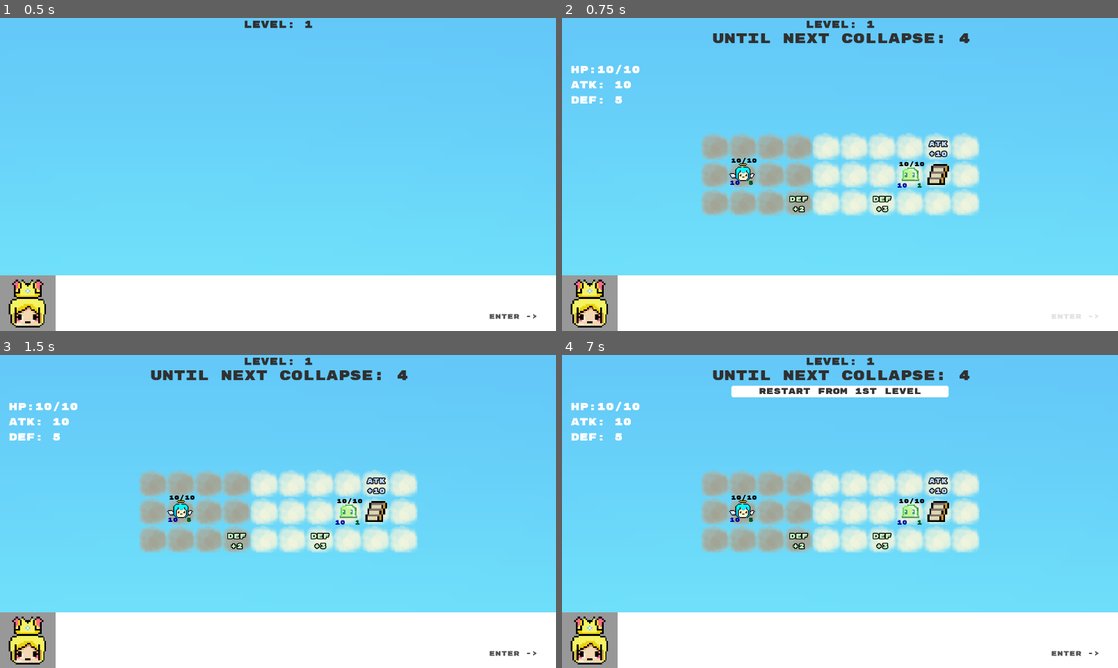
Above: before the commit, frames 1-4 (two rows, left to right).
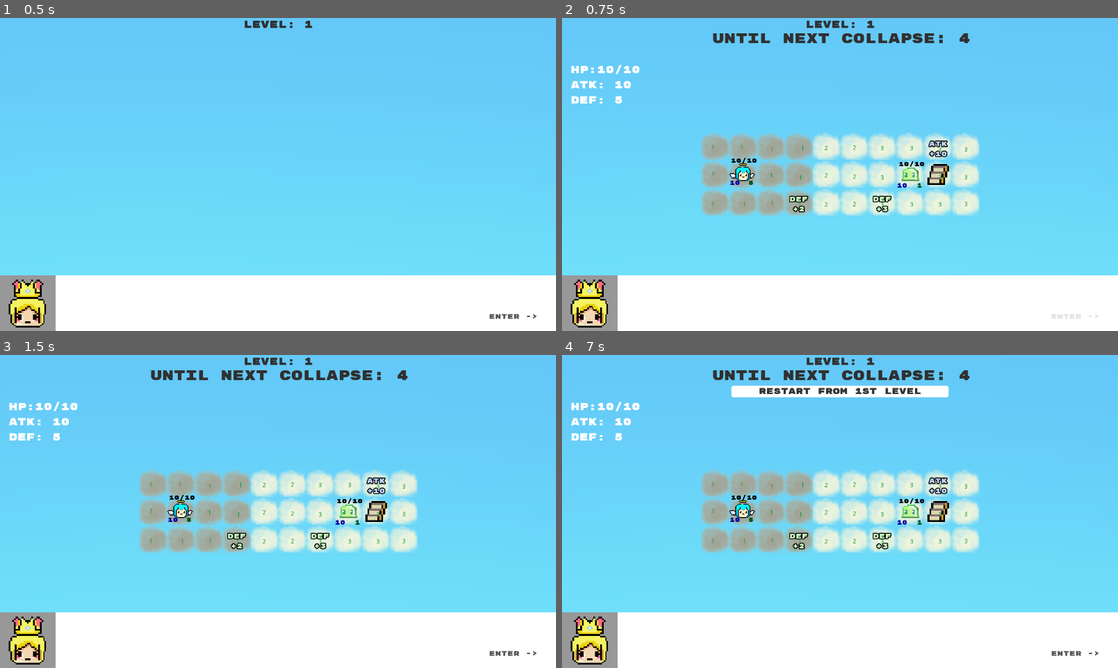
Above: after the commit, the same moments.

Repository: cle-cle-cle/Skys_the_Limit
Game: Godot game, scene res://game/code_source/game.tscn
The game is run twice, just before and just after one commit, with the same random seed, the same clock (stepped at 60 frames per second) and the same inputs.
Inputs:
- Up to frame 1 (0.5 s): no input
- Up to frame 2 (0.75 s): tap Enter at 0.5, 0.6 s; hold Right from 0.53 s (still down)
- Up to frame 3 (1.5 s): tap Space at 0.77 s; release Right at 1.28 s; hold Down from 1.28 s (still down); tap Enter at 1.35 s
- Up to frame 4 (7 s): tap Space at 1.52, 3.02, 3.77, 4.52, 6.02, 6.77 s; release Down at 2.03 s; hold Right 2.03-2.78 s; tap Enter every 0.75 s from 2.1 to 6.6 s; hold Up 2.78-3.53 s; hold Left 3.53-5.03 s; hold Down 5.03-5.78 s; hold Right 5.78-6.53 s; hold Up from 6.53 s (still down)

Frame 1 is identical in both runs. In frame 2, 0.1% of the frame differs, in the area x 26-73%, y 40-61%; in frame 3, 0.1%; in frame 4, 0.1%.

Commit message:
changed last level to level_ending

Diff:
--- a/game/code_source/level.gd
+++ b/game/code_source/level.gd
@@ -1,4 +1,6 @@
 extends Node
+
+var max_level = 2
 
 # Level and steps
 export var current_level = 0
@@ -177,7 +179,11 @@
 
 func _on_Grid_entered_stair():
 	# load next level
-	get_tree().change_scene("res://game/code_source/levels/Level_"+ String(current_level + 1) + ".tscn")
+	if current_level == max_level:
+		# load ending level
+		get_tree().change_scene("res://game/code_source/levels/Level_ending.tscn")
+	else:
+		get_tree().change_scene("res://game/code_source/levels/Level_"+ String(current_level + 1) + ".tscn")
 
 
 func start_new_turn():
--- a/game/code_source/level.tscn
+++ b/game/code_source/level.tscn
@@ -160,7 +160,6 @@
 texture = ExtResource( 12 )
 
 [node name="CollapseOrder" type="Node2D" parent="Grid"]
-visible = false
 
 [node name="1" type="Node2D" parent="Grid/CollapseOrder"]
 
--- a/game/code_source/levels/Level_0.tscn
+++ b/game/code_source/levels/Level_0.tscn
@@ -1,5 +1,592 @@
-[gd_scene load_steps=2 format=2]
-
-[ext_resource path="res://game/code_source/level.tscn" type="PackedScene" id=1]
-
-[node name="Level_0" instance=ExtResource( 1 )]
+[gd_scene load_steps=30 format=2]
+
+[ext_resource path="res://game/code_source/pawns/Actor.tscn" type="PackedScene" id=1]
+[ext_resource path="res://game/code_source/enemy.tscn" type="PackedScene" id=2]
+[ext_resource path="res://game/code_source/upgrade.tscn" type="PackedScene" id=3]
+[ext_resource path="res://game/code_source/Dialogue.tscn" type="PackedScene" id=4]
+[ext_resource path="res://game/code_source/grid/grid.gd" type="Script" id=5]
+[ext_resource path="res://game/code_source/level.gd" type="Script" id=6]
+[ext_resource path="res://game/assets/Rubik_Mono_One/RubikMonoOne-Regular.ttf" type="DynamicFontData" id=7]
+[ext_resource path="res://game/sounds/click.wav" type="AudioStream" id=8]
+[ext_resource path="res://game/assets/backgrounds/bg_1.png" type="Texture" id=9]
+[ext_resource path="res://game/sounds/hitHurt.wav" type="AudioStream" id=10]
+[ext_resource path="res://game/sounds/pickupCoin.wav" type="AudioStream" id=11]
+[ext_resource path="res://game/assets/ladyangel_avatar.png" type="Texture" id=12]
+[ext_resource path="res://game/sounds/melody.wav" type="AudioStream" id=13]
+[ext_resource path="res://game/assets/stair.png" type="Texture" id=14]
+[ext_resource path="res://game/code_source/player_stats_vbox.gd" type="Script" id=15]
+[ext_resource path="res://game/code_source/stair.gd" type="Script" id=16]
+[ext_resource path="res://game/assets/grid/grid_tileset.tres" type="TileSet" id=17]
+
+[sub_resource type="DynamicFont" id=6]
+size = 24
+font_data = ExtResource( 7 )
+
+[sub_resource type="DynamicFont" id=2]
+size = 32
+font_data = ExtResource( 7 )
+
+[sub_resource type="DynamicFont" id=7]
+size = 20
+font_data = ExtResource( 7 )
+
+[sub_resource type="StyleBoxFlat" id=9]
+bg_color = Color( 1, 1, 1, 1 )
+border_width_left = 5
+border_width_top = 5
+border_width_right = 5
+border_width_bottom = 5
+border_color = Color( 0.211765, 0.305882, 0.666667, 1 )
+corner_radius_top_left = 5
+corner_radius_top_right = 5
+corner_radius_bottom_right = 5
+corner_radius_bottom_left = 5
+
+[sub_resource type="StyleBoxFlat" id=8]
+bg_color = Color( 1, 1, 1, 1 )
+corner_radius_top_left = 5
+corner_radius_top_right = 5
+corner_radius_bottom_right = 5
+corner_radius_bottom_left = 5
+
+[sub_resource type="DynamicFont" id=11]
+size = 32
+font_data = ExtResource( 7 )
+
+[sub_resource type="StyleBoxEmpty" id=5]
+
+[sub_resource type="StyleBoxFlat" id=3]
+bg_color = Color( 1, 1, 1, 1 )
+
+[sub_resource type="StyleBoxFlat" id=4]
+
+[sub_resource type="DynamicFont" id=10]
+font_data = ExtResource( 7 )
+
+[sub_resource type="Animation" id=12]
+length = 0.001
+tracks/0/type = "value"
+tracks/0/path = NodePath("EnterPrompt:rect_position")
+tracks/0/interp = 1
+tracks/0/loop_wrap = true
+tracks/0/imported = false
+tracks/0/enabled = true
+tracks/0/keys = {
+"times": PoolRealArray( 0 ),
+"transitions": PoolRealArray( 1 ),
+"update": 0,
+"values": [ Vector2( 1126, 85 ) ]
+}
+tracks/1/type = "value"
+tracks/1/path = NodePath("EnterPrompt:modulate")
+tracks/1/interp = 1
+tracks/1/loop_wrap = true
+tracks/1/imported = false
+tracks/1/enabled = true
+tracks/1/keys = {
+"times": PoolRealArray( 0 ),
+"transitions": PoolRealArray( 1 ),
+"update": 0,
+"values": [ Color( 1, 1, 1, 1 ) ]
+}
+
+[sub_resource type="Animation" id=13]
+resource_name = "wiggle"
+length = 0.5
+loop = true
+tracks/0/type = "value"
+tracks/0/path = NodePath("EnterPrompt:modulate")
+tracks/0/interp = 1
+tracks/0/loop_wrap = true
+tracks/0/imported = false
+tracks/0/enabled = true
+tracks/0/keys = {
+"times": PoolRealArray( 0, 0.3, 0.5 ),
+"transitions": PoolRealArray( 1, 1, 1 ),
+"update": 0,
+"values": [ Color( 1, 1, 1, 1 ), Color( 1, 1, 1, 0 ), Color( 1, 1, 1, 1 ) ]
+}
+
+[node name="Level_0" type="Node"]
+script = ExtResource( 6 )
+
+[node name="Background" type="TextureRect" parent="."]
+margin_left = -443.0
+margin_top = -353.0
+margin_right = 1605.0
+margin_bottom = 1183.0
+texture = ExtResource( 9 )
+
+[node name="Camera2D" type="Camera2D" parent="."]
+position = Vector2( 639, 352 )
+current = true
+
+[node name="Grid" type="TileMap" parent="."]
+tile_set = ExtResource( 17 )
+cell_custom_transform = Transform2D( 1, 0, 0, 1, 0, 0 )
+format = 1
+tile_data = PoolIntArray( 262149, 2, 0, 262150, 2, 0, 262151, 2, 0, 262152, 2, 0, 262153, 2, 0, 262154, 2, 0, 262155, 2, 0, 262156, 2, 0, 262157, 2, 0, 262158, 2, 0, 327685, 2, 0, 327686, 2, 0, 327687, 2, 0, 327688, 2, 0, 327689, 2, 0, 327690, 2, 0, 327691, 2, 0, 327692, 2, 0, 327693, 2, 0, 327694, 2, 0, 393221, 2, 0, 393222, 2, 0, 393223, 2, 0, 393224, 2, 0, 393225, 2, 0, 393226, 2, 0, 393227, 2, 0, 393228, 2, 0, 393229, 2, 0, 393230, 2, 0 )
+script = ExtResource( 5 )
+
+[node name="CollapseSpriteContainer" type="Node2D" parent="Grid"]
+
+[node name="Actor" parent="Grid" instance=ExtResource( 1 )]
+position = Vector2( 415, 345 )
+
+[node name="GreenSlime" parent="Grid" instance=ExtResource( 2 )]
+position = Vector2( 803, 351 )
+type = 3
+
+[node name="ATK_10" parent="Grid" instance=ExtResource( 3 )]
+position = Vector2( 865, 293 )
+value = 10
+
+[node name="DEF_2" parent="Grid" instance=ExtResource( 3 )]
+position = Vector2( 544, 420 )
+upgrade_type = 2
+value = 2
+
+[node name="DEF_3" parent="Grid" instance=ExtResource( 3 )]
+position = Vector2( 736, 420 )
+upgrade_type = 2
+value = 3
+
+[node name="Stair" type="Node2D" parent="Grid"]
+position = Vector2( 865, 347 )
+script = ExtResource( 16 )
+type = 4
+
+[node name="Sprite" type="Sprite" parent="Grid/Stair"]
+texture = ExtResource( 14 )
+
+[node name="CollapseOrder" type="Node2D" parent="Grid"]
+
+[node name="1" type="Node2D" parent="Grid/CollapseOrder"]
+
+[node name="Label" type="Label" parent="Grid/CollapseOrder/1"]
+margin_left = 342.0
+margin_top = 284.0
+margin_right = 382.0
+margin_bottom = 298.0
+custom_colors/font_color = Color( 0, 0.627451, 0.266667, 1 )
+text = "1"
+
+[node name="Label2" type="Label" parent="Grid/CollapseOrder/1"]
+margin_left = 343.0
+margin_top = 345.0
+margin_right = 383.0
+margin_bottom = 359.0
+custom_colors/font_color = Color( 0, 0.627451, 0.266667, 1 )
+text = "1"
+
+[node name="Label3" type="Label" parent="Grid/CollapseOrder/1"]
+margin_left = 342.0
+margin_top = 414.0
+margin_right = 382.0
+margin_bottom = 428.0
+custom_colors/font_color = Color( 0, 0.627451, 0.266667, 1 )
+text = "1"
+
+[node name="Label4" type="Label" parent="Grid/CollapseOrder/1"]
+margin_left = 409.0
+margin_top = 284.0
+margin_right = 449.0
+margin_bottom = 298.0
+custom_colors/font_color = Color( 0, 0.627451, 0.266667, 1 )
+text = "1"
+
+[node name="Label5" type="Label" parent="Grid/CollapseOrder/1"]
+margin_left = 414.0
+margin_top = 349.0
+margin_right = 454.0
+margin_bottom = 363.0
+custom_colors/font_color = Color( 0, 0.627451, 0.266667, 1 )
+text = "1"
+
+[node name="Label6" type="Label" parent="Grid/CollapseOrder/1"]
+margin_left = 415.0
+margin_top = 414.0
+margin_right = 455.0
+margin_bottom = 428.0
+custom_colors/font_color = Color( 0, 0.627451, 0.266667, 1 )
+text = "1"
+
+[node name="Label7" type="Label" parent="Grid/CollapseOrder/1"]
+margin_left = 478.0
+margin_top = 288.0
+margin_right = 518.0
+margin_bottom = 302.0
+custom_colors/font_color = Color( 0, 0.627451, 0.266667, 1 )
+text = "1"
+
+[node name="Label8" type="Label" parent="Grid/CollapseOrder/1"]
+margin_left = 477.0
+margin_top = 348.0
+margin_right = 517.0
+margin_bottom = 362.0
+custom_colors/font_color = Color( 0, 0.627451, 0.266667, 1 )
+text = "1"
+
+[node name="Label9" type="Label" parent="Grid/CollapseOrder/1"]
+margin_left = 479.0
+margin_top = 412.0
+margin_right = 519.0
+margin_bottom = 426.0
+custom_colors/font_color = Color( 0, 0.627451, 0.266667, 1 )
+text = "1"
+
+[node name="Label10" type="Label" parent="Grid/CollapseOrder/1"]
+margin_left = 549.0
+margin_top = 285.0
+margin_right = 589.0
+margin_bottom = 299.0
+custom_colors/font_color = Color( 0, 0.627451, 0.266667, 1 )
+text = "1"
+
+[node name="Label11" type="Label" parent="Grid/CollapseOrder/1"]
+margin_left = 544.0
+margin_top = 353.0
+margin_right = 584.0
+margin_bottom = 367.0
+custom_colors/font_color = Color( 0, 0.627451, 0.266667, 1 )
+text = "1"
+
+[node name="Label12" type="Label" parent="Grid/CollapseOrder/1"]
+margin_left = 542.0
+margin_top = 415.0
+margin_right = 582.0
+margin_bottom = 429.0
+custom_colors/font_color = Color( 0, 0.627451, 0.266667, 1 )
+text = "1"
+
+[node name="2" type="Node2D" parent="Grid/CollapseOrder"]
+
+[node name="Label" type="Label" parent="Grid/CollapseOrder/2"]
+margin_left = 603.0
+margin_top = 285.0
+margin_right = 643.0
+margin_bottom = 299.0
+custom_colors/font_color = Color( 0, 0.627451, 0.266667, 1 )
+text = "2"
+
+[node name="Label2" type="Label" parent="Grid/CollapseOrder/2"]
+margin_left = 603.0
+margin_top = 348.0
+margin_right = 643.0
+margin_bottom = 362.0
+custom_colors/font_color = Color( 0, 0.627451, 0.266667, 1 )
+text = "2"
+
+[node name="Label3" type="Label" parent="Grid/CollapseOrder/2"]
+margin_left = 603.0
+margin_top = 415.0
+margin_right = 643.0
+margin_bottom = 429.0
+custom_colors/font_color = Color( 0, 0.627451, 0.266667, 1 )
+text = "2"
+
+[node name="Label4" type="Label" parent="Grid/CollapseOrder/2"]
+margin_left = 668.0
+margin_top = 284.0
+margin_right = 708.0
+margin_bottom = 298.0
+custom_colors/font_color = Color( 0, 0.627451, 0.266667, 1 )
+text = "2"
+
+[node name="Label5" type="Label" parent="Grid/CollapseOrder/2"]
+margin_left = 668.0
+margin_top = 351.0
+margin_right = 708.0
+margin_bottom = 365.0
+custom_colors/font_color = Color( 0, 0.627451, 0.266667, 1 )
+text = "2"
+
+[node name="Label6" type="Label" parent="Grid/CollapseOrder/2"]
+margin_left = 668.0
+margin_top = 414.0
+margin_right = 708.0
+margin_bottom = 428.0
+custom_colors/font_color = Color( 0, 0.627451, 0.266667, 1 )
+text = "2"
+
+[node name="3" type="Node2D" parent="Grid/CollapseOrder"]
+
+[node name="Label" type="Label" parent="Grid/CollapseOrder/3"]
+margin_left = 732.0
+margin_top = 285.0
+margin_right = 772.0
+margin_bottom = 299.0
+custom_colors/font_color = Color( 0, 0.627451, 0.266667, 1 )
+text = "3"
+
+[node name="Label2" type="Label" parent="Grid/CollapseOrder/3"]
+margin_left = 732.0
+margin_top = 353.0
+margin_right = 772.0
+margin_bottom = 367.0
+custom_colors/font_color = Color( 0, 0.627451, 0.266667, 1 )
+text = "3"
+
+[node name="Label3" type="Label" parent="Grid/CollapseOrder/3"]
+margin_left = 732.0
+margin_top = 415.0
+margin_right = 772.0
+margin_bottom = 429.0
+custom_colors/font_color = Color( 0, 0.627451, 0.266667, 1 )
+text = "3"
+
+[node name="Label4" type="Label" parent="Grid/CollapseOrder/3"]
+margin_left = 800.0
+margin_top = 285.0
+margin_right = 840.0
+margin_bottom = 299.0
+custom_colors/font_color = Color( 0, 0.627451, 0.266667, 1 )
+text = "3"
+
+[node name="Label5" type="Label" parent="Grid/CollapseOrder/3"]
+margin_left = 800.0
+margin_top = 353.0
+margin_right = 840.0
+margin_bottom = 367.0
+custom_colors/font_color = Color( 0, 0.627451, 0.266667, 1 )
+text = "3"
+
+[node name="Label6" type="Label" parent="Grid/CollapseOrder/3"]
+margin_left = 800.0
+margin_top = 415.0
+margin_right = 840.0
+margin_bottom = 429.0
+custom_colors/font_color = Color( 0, 0.627451, 0.266667, 1 )
+text = "3"
+
+[node name="Label7" type="Label" parent="Grid/CollapseOrder/3"]
+margin_left = 865.0
+margin_top = 288.0
+margin_right = 905.0
+margin_bottom = 302.0
+custom_colors/font_color = Color( 0, 0.627451, 0.266667, 1 )
+text = "3"
+
+[node name="Label8" type="Label" parent="Grid/CollapseOrder/3"]
+margin_left = 865.0
+margin_top = 353.0
+margin_right = 905.0
+margin_bottom = 367.0
+custom_colors/font_color = Color( 0, 0.627451, 0.266667, 1 )
+text = "3"
+
+[node name="Label9" type="Label" parent="Grid/CollapseOrder/3"]
+margin_left = 865.0
+margin_top = 415.0
+margin_right = 905.0
+margin_bottom = 429.0
+custom_colors/font_color = Color( 0, 0.627451, 0.266667, 1 )
+text = "3"
+
+[node name="Label10" type="Label" parent="Grid/CollapseOrder/3"]
+margin_left = 925.0
+margin_top = 288.0
+margin_right = 965.0
+margin_bottom = 302.0
+custom_colors/font_color = Color( 0, 0.627451, 0.266667, 1 )
+text = "3"
+
+[node name="Label11" type="Label" parent="Grid/CollapseOrder/3"]
+margin_left = 925.0
+margin_top = 352.0
+margin_right = 965.0
+margin_bottom = 366.0
+custom_colors/font_color = Color( 0, 0.627451, 0.266667, 1 )
+text = "3"
+
+[node name="Label12" type="Label" parent="Grid/CollapseOrder/3"]
+margin_left = 925.0
+margin_top = 414.0
+margin_right = 965.0
+margin_bottom = 428.0
+custom_colors/font_color = Color( 0, 0.627451, 0.266667, 1 )
+text = "3"
+
+[node name="CanvasLayer" type="CanvasLayer" parent="."]
+
+[node name="LevelLabel" type="Label" parent="CanvasLayer"]
+anchor_left = 0.5
+anchor_right = 0.5
+margin_left = -80.0
+margin_right = 80.0
+margin_bottom = 31.0
+custom_colors/font_color = Color( 0.192157, 0.192157, 0.192157, 1 )
+custom_fonts/font = SubResource( 6 )
+text = "Level:1 "
+
+[node name="TurnLabel" type="Label" parent="CanvasLayer"]
+anchor_left = 0.5
+anchor_right = 0.5
+margin_left = -348.0
+margin_top = 28.0
+margin_right = 354.0
+margin_bottom = 68.0
+custom_colors/font_color = Color( 0.192157, 0.192157, 0.192157, 1 )
+custom_fonts/font = SubResource( 2 )
+text = "Until Next Collapse: X"
+align = 1
+
+[node name="RestartLevelButton" type="Button" parent="CanvasLayer"]
+pause_mode = 2
+visible = false
+anchor_left = 0.5
+anchor_top = 1.0
+anchor_right = 0.5
+anchor_bottom = 1.0
+margin_left = -250.0
+margin_top = -649.0
+margin_right = 250.0
+margin_bottom = -623.0
+rect_min_size = Vector2( 500, 20 )
+custom_colors/font_color_disabled = Color( 0.2, 0.2, 0.2, 1 )
+custom_colors/font_color_focus = Color( 0.2, 0.2, 0.2, 1 )
+custom_colors/font_color = Color( 0.2, 0.2, 0.2, 1 )
+custom_colors/font_color_hover = Color( 0.2, 0.2, 0.2, 1 )
+custom_colors/font_color_pressed = Color( 0.2, 0.2, 0.2, 1 )
+custom_fonts/font = SubResource( 7 )
+custom_styles/hover = SubResource( 9 )
+custom_styles/pressed = SubResource( 8 )
+custom_styles/focus = SubResource( 8 )
+custom_styles/disabled = SubResource( 8 )
+custom_styles/normal = SubResource( 8 )
+text = "Restart From This Level"
+
+[node name="RestartGameButton" type="Button" parent="CanvasLayer"]
+pause_mode = 2
+anchor_left = 0.5
+anchor_right = 0.5
+margin_left = -250.0
+margin_top = 71.0
+margin_right = 250.0
+margin_bottom = 97.0
+rect_min_size = Vector2( 500, 20 )
+custom_colors/font_color_disabled = Color( 0.2, 0.2, 0.2, 1 )
+custom_colors/font_color_focus = Color( 0.2, 0.2, 0.2, 1 )
+custom_colors/font_color = Color( 0.2, 0.2, 0.2, 1 )
+custom_colors/font_color_hover = Color( 0.2, 0.2, 0.2, 1 )
+custom_colors/font_color_pressed = Color( 0.2, 0.2, 0.2, 1 )
+custom_fonts/font = SubResource( 7 )
+custom_styles/hover = SubResource( 9 )
+custom_styles/pressed = SubResource( 8 )
+custom_styles/focus = SubResource( 8 )
+custom_styles/disabled = SubResource( 8 )
+custom_styles/normal = SubResource( 8 )
+text = "Restart From 1st Level"
+
+[node name="GameOverLabel" type="Label" parent="CanvasLayer"]
+anchor_left = 0.5
+anchor_right = 0.5
+margin_left = -121.0
+margin_top = 104.0
+margin_right = 122.0
+margin_bottom = 144.0
+custom_colors/font_color = Color( 0.541176, 0.176471, 0.176471, 1 )
+custom_fonts/font = SubResource( 11 )
+text = "Game Over"
+
+[node name="PlayerStatsVBox" type="VBoxContainer" parent="CanvasLayer"]
+margin_right = 200.0
+margin_bottom = 300.0
+rect_min_size = Vector2( 0, 300 )
+script = ExtResource( 15 )
+
+[node name="Spacer" type="Panel" parent="CanvasLayer/PlayerStatsVBox"]
+margin_right = 200.0
+margin_bottom = 100.0
+rect_min_size = Vector2( 0, 100 )
+custom_styles/panel = SubResource( 5 )
+
+[node name="HP" type="Label" parent="CanvasLayer/PlayerStatsVBox"]
+margin_top = 104.0
+margin_right = 200.0
+margin_bottom = 135.0
+custom_fonts/font = SubResource( 6 )
+text = " HP:10"
+
+[node name="MaxHP" type="Label" parent="CanvasLayer/PlayerStatsVBox"]
+visible = false
+margin_top = 139.0
+margin_right = 200.0
+margin_bottom = 170.0
+custom_fonts/font = SubResource( 6 )
+text = " MAX HP:10"
+
+[node name="ATK" type="Label" parent="CanvasLayer/PlayerStatsVBox"]
+margin_top = 139.0
+margin_right = 200.0
+margin_bottom = 170.0
+custom_fonts/font = SubResource( 6 )
+text = " ATK:10"
+
+[node name="DEF" type="Label" parent="CanvasLayer/PlayerStatsVBox"]
+margin_top = 174.0
+margin_right = 200.0
+margin_bottom = 205.0
+custom_fonts/font = SubResource( 6 )
+text = " DEF:10"
+
+[node name="DialogueContainer" type="PanelContainer" parent="CanvasLayer"]
+pause_mode = 2
+anchor_top = 1.0
+anchor_right = 1.0
+anchor_bottom = 1.0
+grow_vertical = 0
+rect_min_size = Vector2( 800, 128 )
+mouse_filter = 2
+custom_styles/panel = SubResource( 3 )
+
+[node name="PanelContainer" type="PanelContainer" parent="CanvasLayer/DialogueContainer"]
+margin_right = 128.0
+margin_bottom = 128.0
+rect_min_size = Vector2( 128, 128 )
+mouse_filter = 2
+size_flags_horizontal = 0
+size_flags_vertical = 0
+custom_styles/panel = SubResource( 4 )
+
+[node name="Sprite" type="Sprite" parent="CanvasLayer/DialogueContainer/PanelContainer"]
+scale = Vector2( 2, 2 )
+texture = ExtResource( 12 )
+offset = Vector2( 32, 32 )
+
+[node name="Dialogue" parent="CanvasLayer/DialogueContainer" instance=ExtResource( 4 )]
+text = ""
+
+[node name="EnterPrompt" type="Label" parent="CanvasLayer/DialogueContainer"]
+margin_left = 1126.0
+margin_top = 85.0
+margin_right = 1280.0
+margin_bottom = 128.0
+size_flags_horizontal = 8
+size_flags_vertical = 12
+custom_colors/font_color = Color( 0.329412, 0.329412, 0.329412, 1 )
+custom_fonts/font = SubResource( 10 )
+text = "Enter ->
+"
+align = 1
+
+[node name="AnimationPlayer" type="AnimationPlayer" parent="CanvasLayer/DialogueContainer"]
+autoplay = "wiggle"
+anims/RESET = SubResource( 12 )
+anims/wiggle = SubResource( 13 )
+
+[node name="AudioHit" type="AudioStreamPlayer2D" parent="."]
+stream = ExtResource( 10 )
+
+[node name="AudioBuff" type="AudioStreamPlayer" parent="."]
+stream = ExtResource( 11 )
+
+[node name="AudioWalk" type="AudioStreamPlayer" parent="."]
+stream = ExtResource( 8 )
+
+[node name="BGM" type="AudioStreamPlayer" parent="."]
+stream = ExtResource( 13 )
+autoplay = true
+
+[connection signal="pressed" from="CanvasLayer/RestartLevelButton" to="." method="_on_RestartButton_pressed"]
+[connection signal="pressed" from="CanvasLayer/RestartGameButton" to="." method="_on_RestartGameButton_pressed"]
--- a/game/code_source/levels/Level_2.tscn
+++ b/game/code_source/levels/Level_2.tscn
@@ -133,7 +133,7 @@
 [node name="CollapseSpriteContainer" type="Node2D" parent="Grid"]
 
 [node name="Boss" parent="Grid" instance=ExtResource( 11 )]
-position = Vector2( 994, 415 )
+position = Vector2( 901, 170 )
 type = 3
 enemy_type = 3
 
--- a/game/code_source/levels/Level_3.tscn
+++ b/game/code_source/levels/Level_ending.tscn
@@ -1,37 +1,37 @@
 [gd_scene load_steps=29 format=2]
 
-[ext_resource path="res://game/sounds/melody.wav" type="AudioStream" id=1]
-[ext_resource path="res://game/code_source/pawns/Actor.tscn" type="PackedScene" id=2]
-[ext_resource path="res://game/sounds/click.wav" type="AudioStream" id=3]
-[ext_resource path="res://game/sounds/hitHurt.wav" type="AudioStream" id=4]
-[ext_resource path="res://game/sounds/pickupCoin.wav" type="AudioStream" id=5]
-[ext_resource path="res://game/assets/backgrounds/bg_3.png" type="Texture" id=6]
-[ext_resource path="res://game/assets/bed.png" type="Texture" id=7]
-[ext_resource path="res://game/code_source/player_stats_vbox.gd" type="Script" id=8]
-[ext_resource path="res://game/assets/seedling.png" type="Texture" id=9]
-[ext_resource path="res://game/code_source/Dialogue.tscn" type="PackedScene" id=10]
-[ext_resource path="res://game/assets/grid/grid_tileset.tres" type="TileSet" id=12]
-[ext_resource path="res://game/code_source/level.gd" type="Script" id=13]
-[ext_resource path="res://game/code_source/grid/grid.gd" type="Script" id=14]
-[ext_resource path="res://game/assets/Rubik_Mono_One/RubikMonoOne-Regular.ttf" type="DynamicFontData" id=15]
-[ext_resource path="res://game/assets/ladyangel_avatar.png" type="Texture" id=16]
+[ext_resource path="res://game/code_source/pawns/Actor.tscn" type="PackedScene" id=1]
+[ext_resource path="res://game/code_source/Dialogue.tscn" type="PackedScene" id=2]
+[ext_resource path="res://game/code_source/grid/grid.gd" type="Script" id=3]
+[ext_resource path="res://game/code_source/level.gd" type="Script" id=4]
+[ext_resource path="res://game/assets/Rubik_Mono_One/RubikMonoOne-Regular.ttf" type="DynamicFontData" id=5]
+[ext_resource path="res://game/sounds/click.wav" type="AudioStream" id=6]
+[ext_resource path="res://game/sounds/hitHurt.wav" type="AudioStream" id=7]
+[ext_resource path="res://game/assets/backgrounds/bg_3.png" type="Texture" id=8]
+[ext_resource path="res://game/sounds/pickupCoin.wav" type="AudioStream" id=9]
+[ext_resource path="res://game/assets/ladyangel_avatar.png" type="Texture" id=10]
+[ext_resource path="res://game/assets/bed.png" type="Texture" id=11]
+[ext_resource path="res://game/assets/seedling.png" type="Texture" id=12]
+[ext_resource path="res://game/sounds/melody.wav" type="AudioStream" id=13]
+[ext_resource path="res://game/code_source/player_stats_vbox.gd" type="Script" id=14]
+[ext_resource path="res://game/assets/grid/grid_tileset.tres" type="TileSet" id=15]
 
 [sub_resource type="DynamicFont" id=14]
-font_data = ExtResource( 15 )
+font_data = ExtResource( 5 )
 
 [sub_resource type="StyleBoxEmpty" id=5]
 
 [sub_resource type="DynamicFont" id=6]
 size = 24
-font_data = ExtResource( 15 )
+font_data = ExtResource( 5 )
 
 [sub_resource type="DynamicFont" id=2]
 size = 32
-font_data = ExtResource( 15 )
+font_data = ExtResource( 5 )
 
 [sub_resource type="DynamicFont" id=7]
 size = 20
-font_data = ExtResource( 15 )
+font_data = ExtResource( 5 )
 
 [sub_resource type="StyleBoxFlat" id=9]
 bg_color = Color( 1, 1, 1, 1 )
@@ -108,8 +108,8 @@
 "values": [ Color( 1, 1, 1, 1 ), Color( 1, 1, 1, 0 ), Color( 1, 1, 1, 1 ) ]
 }
 
-[node name="Level_3" type="Node"]
-script = ExtResource( 13 )
+[node name="Level_ending" type="Node"]
+script = ExtResource( 4 )
 current_level = 3
 
 [node name="Background" type="TextureRect" parent="."]
Not shown: 9 places in game/code_source/levels/Level_ending.tscn that only renumber resources
